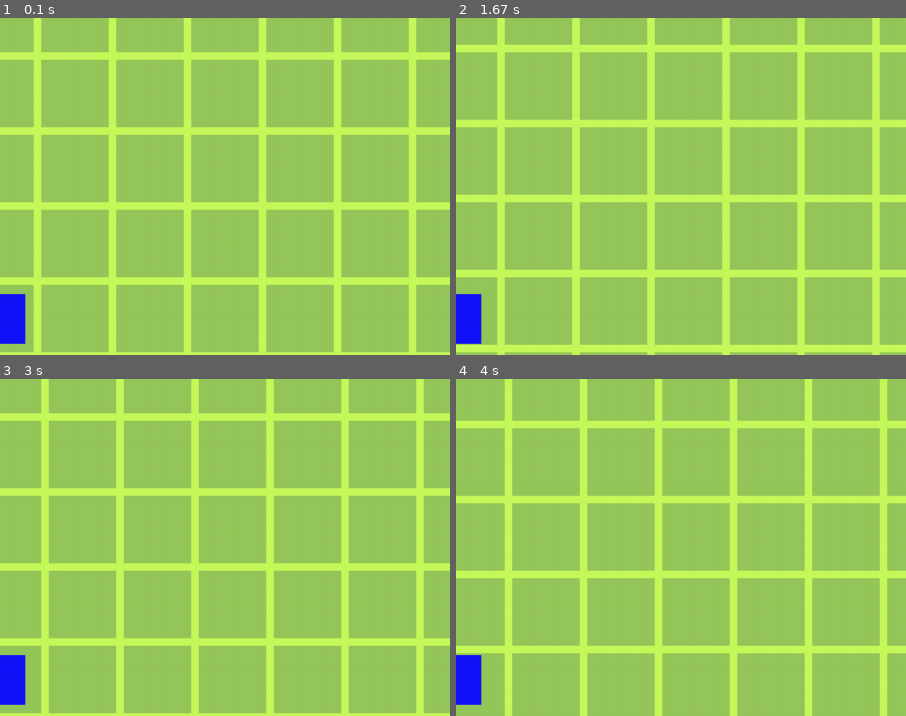
Above: before the commit, frames 1-4 (two rows, left to right).
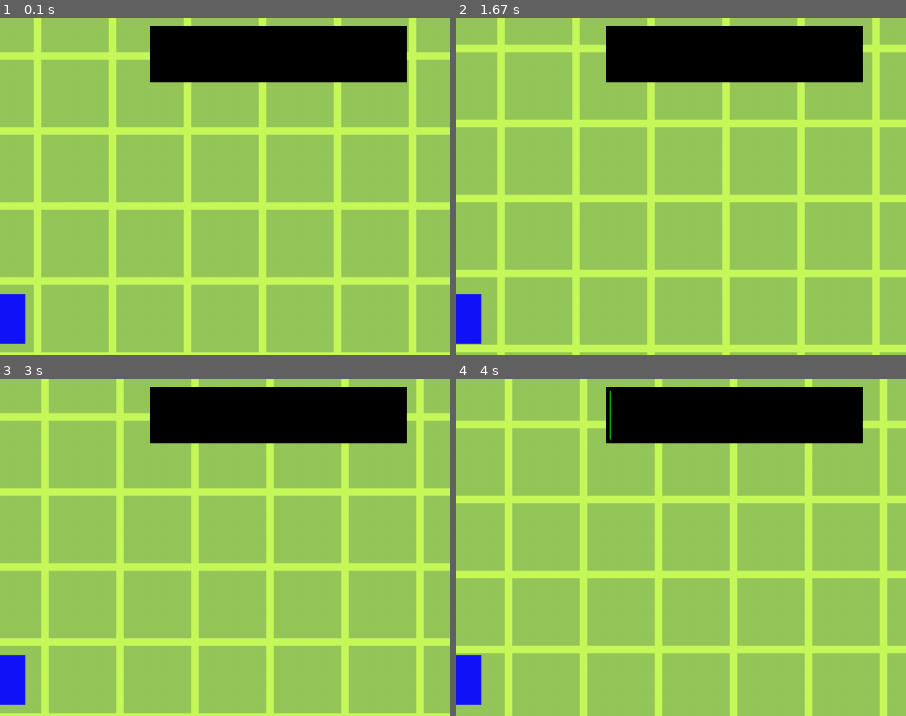
Above: after the commit, the same moments.

Repository: Hariokl/Pygame-2023
Game: pygame game, started from main.py
The game is run twice, just before and just after one commit, with the same random seed, the same clock (stepped at 60 frames per second) and the same inputs.
Inputs (mouse positions are % of the whole screen's width and height, from its top left):
- Up to frame 1 (0.1 s): no input
- Up to frame 2 (1.67 s): hold D 0.33-0.8 s; click (46, 54) at 0.88 s; hold W 1.17-1.47 s; move the mouse to (82, 47) at 1.2 s; hold D from 1.5 s (still down)
- Up to frame 3 (3 s): release D at 1.97 s; hold A 2-2.53 s; hold S 2.57-2.87 s; hold A from 2.9 s (still down)
- Up to frame 4 (4 s): release A at 3.3 s; hold W 3.33-3.7 s; hold D from 3.73 s (still down)
The pictures show only the part of the screen within x 50-100%, y 5-55%; the shares and areas given below are measured in that part.

The runs differ from the first frame. In frame 1, 9.7% of the frame differs, in the area x 33-91%, y 2-20%; in frame 2, 9.7%; in frame 3, 9.7%; in frame 4, 9.7%.

Commit message:
some gui improvements

Diff:
--- /dev/null
+++ b/draw_gui.py
@@ -0,0 +1,39 @@
+import pygame as pg
+import settings as st
+from levels import Level
+
+
+def setup():
+    global diff_bar_dict
+    diff_bar_dict = {"width": st.WIDTH * 2 // 7, "height": st.HEIGHT / 12, "pos": (st.WIDTH * 2 // 3, st.HEIGHT // 15)}
+
+
+def diff_bar():
+    scr = pg.Surface((diff_bar_dict["width"], diff_bar_dict["height"]))
+    rect = scr.get_rect()
+    gradient_rect(scr, (0, 255, 0), (255, 0, 0), rect)
+    pg.draw.rect(scr, (0, 0, 0), scr.get_rect(), 4)
+    st.gui_display.blit(scr, (diff_bar_dict["pos"][0], diff_bar_dict["pos"][1]))
+
+
+def diff_bar_update(scr):
+    x = Level.level.time / 200  # 200 - time to get the hardest difficulty
+    pg.draw.rect(scr, (0, 0, 0), (diff_bar_dict["pos"][0] + diff_bar_dict["width"] * x, diff_bar_dict["pos"][1],
+                                  diff_bar_dict["width"] * (1 - x), diff_bar_dict["height"]), 0)
+
+
+def update():
+    scr = st.gui_display.copy()
+
+    diff_bar_update(scr)
+
+    return scr
+
+
+def gradient_rect(window, left_colour, right_colour, target_rect):
+    """ Draw a horizontal-gradient filled rectangle covering <target_rect> """
+    colour_rect = pg.Surface((2, 2))  # tiny! 2x2 bitmap
+    pg.draw.line(colour_rect, left_colour, (0, 0), (0, 1))  # left colour line
+    pg.draw.line(colour_rect, right_colour, (1, 0), (1, 1))  # right colour line
+    colour_rect = pg.transform.smoothscale(colour_rect, (target_rect.width, target_rect.height))  # stretch!
+    window.blit(colour_rect, target_rect)
--- a/game.py
+++ b/game.py
@@ -2,6 +2,7 @@
 from numpy import sqrt
 
 import settings as st
+import draw_gui
 from levels import Level
 from map import Map
 
@@ -11,12 +12,17 @@
         # was forced to put import here since it's the easiest way to avoid error
         from player import Player
         self.clock = pg.time.Clock()
-        self.map = Map()
+        draw_gui.setup()
+        self.draw()
         self.player = Player()
         self.enemies = []
         # TODO: don't forget to change this!
         Level()
         self.run()
+
+    def draw(self):
+        self.map = Map()
+        draw_gui.diff_bar()
 
     # I think this run function is the cleanest one in my whole life :D
     def run(self):
@@ -33,6 +39,7 @@
         st.display.fill((0, 0, 0))
         st.all_sprites.update()
         st.all_sprites.draw(st.display)
+        st.display.blit(draw_gui.update(), (0, 0))
         Level.level.update()
 
 
--- a/levels.py
+++ b/levels.py
@@ -33,12 +33,12 @@
 class MonsterSpawner:
     monsterSpawners = []
 
-    # TODO: need to change this method of updating
+    # TODO: need to change this method of updating because it's very slow
     def __init__(self, t_pos):
         self.t_pos = t_pos
         MonsterSpawner.monsterSpawners.append(self)
 
     def update(self):
-        if Level.level.monsters_spawn_time <= 0:
+        if Level.level.monsters_spawn_time <= 0 and len(st.available_i) > 100:
             if random() <= Level.level.spawn_rate:
                 spawn_enemies([self.t_pos], Level.level.monsters_hp)
--- a/settings.py
+++ b/settings.py
@@ -4,8 +4,9 @@
 
 
 def init():
-    global WIDTH, HEIGHT, TILES_WH, FPS, display, positions, all_sprites, max_i, available_i, enemies_rects, list_of_who
-    WIDTH, HEIGHT = 640*1.5, 480*1.5
+    global WIDTH, HEIGHT, TILES_WH, FPS, display, positions, all_sprites, max_i, available_i, enemies_rects, list_of_who, gui_display
+    WIDTH = 640*1.5
+    HEIGHT = WIDTH * 0.75
     TILES_WH = max(WIDTH, HEIGHT) // 10 // 1.2
     FPS = 60
 
@@ -13,6 +14,8 @@
     n = 100 * 10
 
     display = pg.display.set_mode((WIDTH, HEIGHT))
+    gui_display = pg.Surface((WIDTH, HEIGHT), pg.SRCALPHA, 32)
+    gui_display = gui_display.convert_alpha()
     positions = np.full((n, 2), (0., 0.))
     all_sprites = pg.sprite.Group()
     max_i = n
